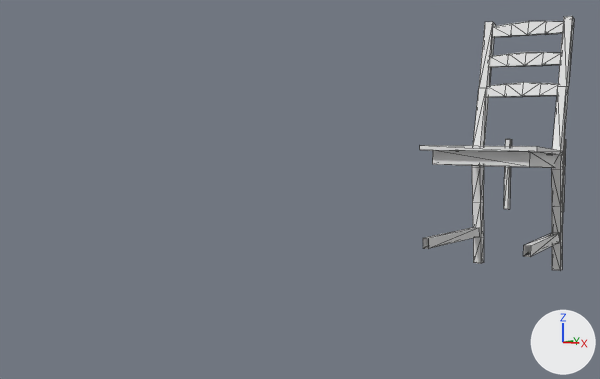
The Blender file Haunted Castle/Datensatz/woodchair2/woodchair2.blend: old version first, new version second.
Before and after are seen from a camera (50 mm lens) standing at (0.4, -2.5, 4.0) and looking at (-11.6, 16.6, 2.4). Arrows for +X, +Y and +Z are at lower right; the lights stay in place. Mesh edges are drawn as thin lines.

Objects in the first picture: 'leglow1:group leglow1:pasted__polySurface74 leglow1:polySurface', 'polySurface105'.
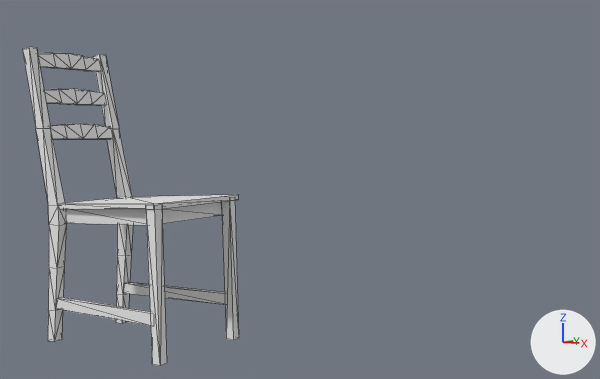
Where the change shows, as pixel boxes [x1, y1, x2, y2] in the pictures (600 x 379 px):
'polySurface105', mesh turned, moved: before [420, 16, 574, 271]; after [22, 47, 238, 342]
'leglow1:group leglow1:pasted__polySurface74 leglow1:polySurface', mesh turned, moved: before [504, 139, 566, 212]; after [146, 200, 239, 366]

What the commit changed:
me_polysurface105 has 148 vertices, 230 faces and spans x -2.96..-0.59, y -3.07..0.33, z 0.93..6.48.
me_polysurface105 is used by ob_polysurface105; location (-3.6, 16.14, 0.0).
me_polysurface105 part 1: the whole mesh is turned 90 degrees about the z axis through its middle, then moved by (-9.04, 10.54, -0.93).
me_leglow1_group_leglow1_pasted__polysurface74_leglow1_polysurface has 16 vertices, 16 faces and spans x -2.94..-0.67, y -3.14..-2.86, z 0.92..3.65.
me_leglow1_group_leglow1_pasted__polysurface74_leglow1_polysurface is used by ob_leglow1_group_leglow1_pasted__polysurface74_leglow1_polysurface; parent ob_polysurface105; location (-3.601, 16.14, 0.0).
me_leglow1_group_leglow1_pasted__polysurface74_leglow1_polysurface part 2: the whole mesh is turned 90 degrees about the z axis through its middle, then moved by (-7.38, 12.14, -0.93).
Object 'polySurface105' (ob_polysurface105) moves from (-3.6, 16.14, 0.0) to (0.0, 0.0, 0.0).
Object 'leglow1:group leglow1:pasted__polySurface74 leglow1:polySurface' (ob_leglow1_group_leglow1_pasted__polysurface74_leglow1_polysurface) moves from (-3.601, 16.14, 0.0) to (0.0, 0.0, 0.0).
